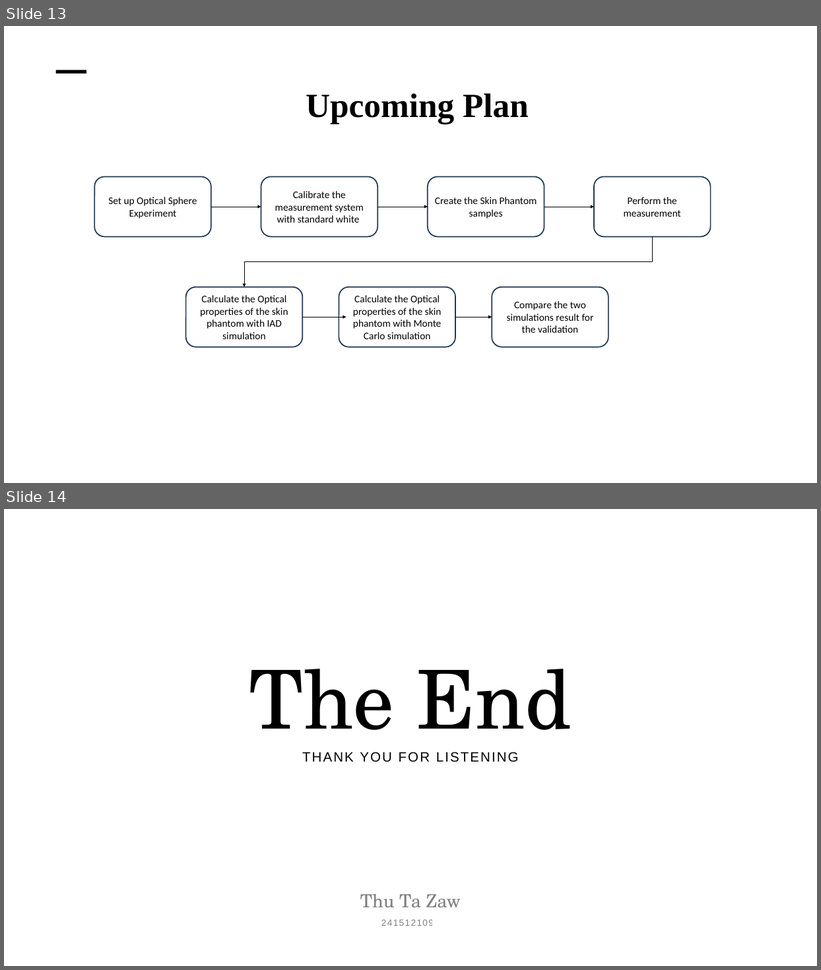
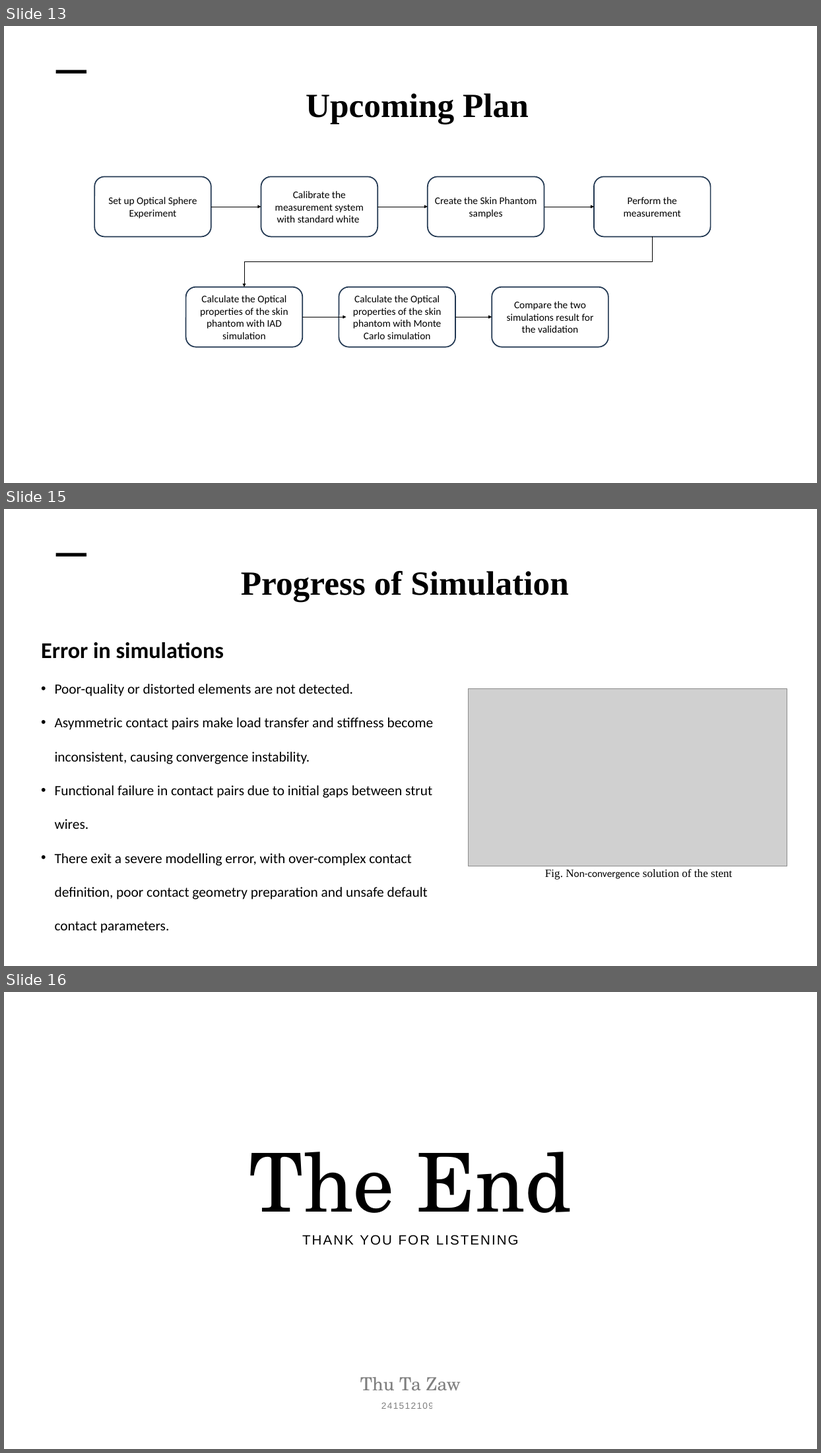
Before and after one commit to Thutazaw09/japan-data, a slide deck: Japan/Progress Presentation/Presentation 11.1 (Professor Anak).pptx. Shown one above the other, each under a label of ours: slides 13 and 14 before the commit, slides 13, 15 and 16 after it; the slides between them are not shown. The pictures are 821x970 and 821x1453 pixels, drawn with LibreOffice and Linux fonts; fonts in the diff are those of the drawing; grey boxes stand for pictures; background and template pictures are left out. Boxes give left, top, right and bottom in pixels: in the first picture for what was removed or moved away, otherwise in the second. Text is boxed around its words. In the diff, an @@ line names an element or a change of style, - is before the commit and + after.

```diff
--- a/Japan/Progress Presentation/Presentation 11.1 (Professor Anak).pptx
+++ b/Japan/Progress Presentation/Presentation 11.1 (Professor Anak).pptx
@@ slide 15 added at (x1=4, y1=509, x2=817, y2=966), background picture (left out) @@
@@ line added from (56, 555) to (86, 555), #000000 6 pt @@
@@ text added at (x1=241, y1=571, x2=569, y2=602), 60 pt, text #000000, bold @@
+  Progress of Simulation
@@ text added at (x1=41, y1=642, x2=434, y2=933), 25 pt, text #000000 @@
+  Error in simulations
+  • Poor-quality or distorted elements are not detected.
+  • Asymmetric contact pairs make load transfer and stiffness become inconsistent, causing convergence instability.
+  • Functional failure in contact pairs due to initial gaps between strut wires.
+  • There exit a severe modelling error, with over-complex contact definition, poor contact geometry preparation and unsafe default contact parameters.
@@ picture added at (x1=468, y1=689, x2=787, y2=866) @@
@@ text added at (x1=545, y1=869, x2=732, y2=880), 20 pt, text #000000 @@
+  Fig. Non-convergence solution of the stent
@@ what was slide 14 is now slide 16 @@
```
Also in this commit, not shown: 2 slides changed, 4 other slides added, 3 slides removed, 44 other files.
